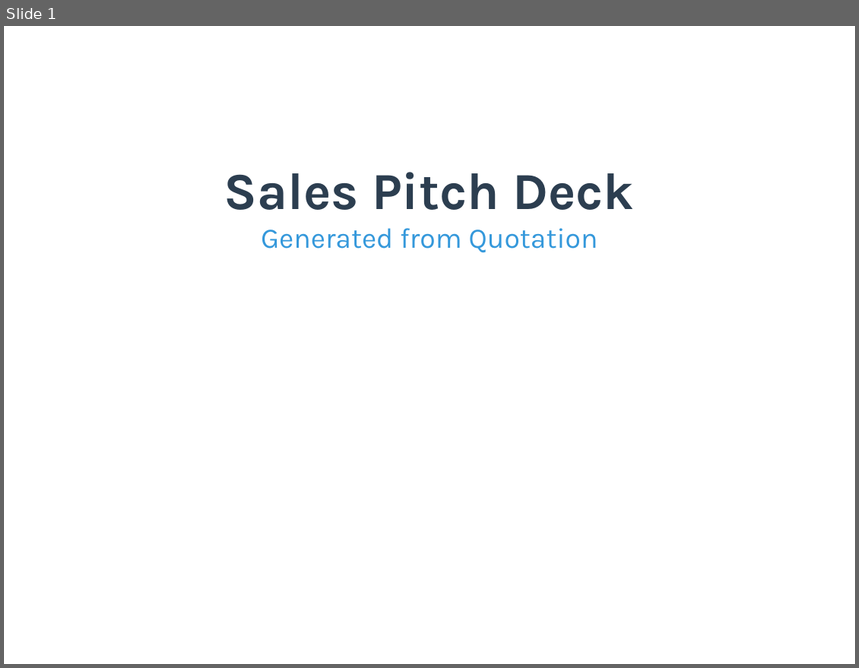
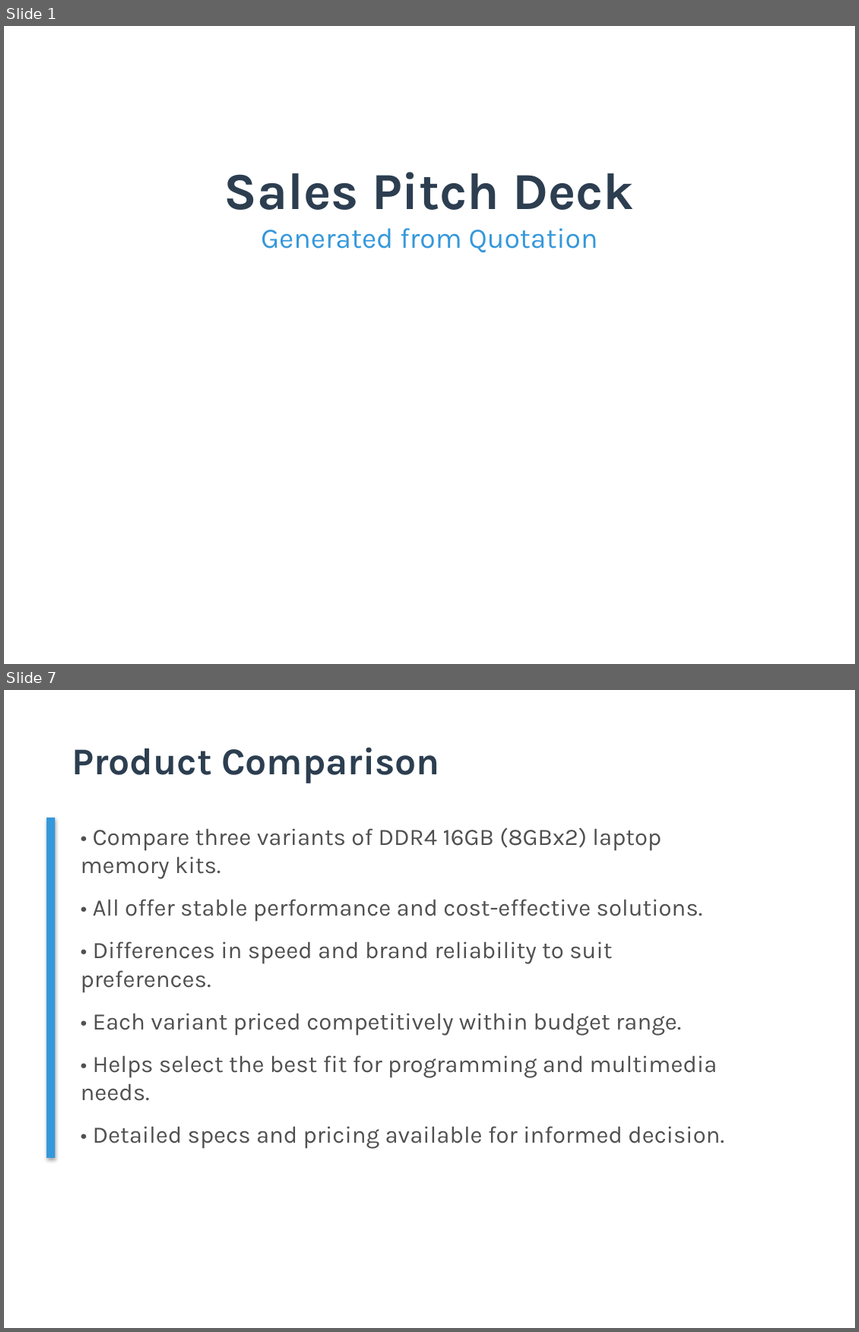
Before and after one commit to TejasGupta-27/b2b-sales-backend, a slide deck: Data/pitch_decks/pitch_deck_001.pptx. Shown one above the other, each under a label of ours: slide 1 before the commit, slides 1 and 7 after it; the slides between them are not shown. The pictures are 859x668 and 859x1332 pixels, drawn with LibreOffice and Linux fonts; fonts in the diff are those of the drawing. Boxes give left, top, right and bottom in pixels: in the first picture for what was removed or moved away, otherwise in the second. Text is boxed around its words. In the diff, an @@ line names an element or a change of style, - is before the commit and + after.

```diff
--- a/Data/pitch_decks/pitch_deck_001.pptx
+++ b/Data/pitch_decks/pitch_deck_001.pptx
@@ slide 7 added at [4,690,855,1328], background #FFFFFF @@
@@ text added at [72,747,440,783], 32 pt, text #2C3E50, bold @@
+Product Comparison
@@ rectangle added at [47,818,55,1158], fill #3498DB @@
@@ text added at [81,828,724,1149], 20 pt, text #505050 @@
+• Compare three variants of DDR4 16GB (8GBx2) laptop memory kits.
+• All offer stable performance and cost-effective solutions.
+• Differences in speed and brand reliability to suit preferences.
+• Each variant priced competitively within budget range.
+• Helps select the best fit for programming and multimedia needs.
+• Detailed specs and pricing available for informed decision.
```
Also in this commit, not shown: 1 slide changed, 7 other slides added, 8 slides removed, 23 other files.
